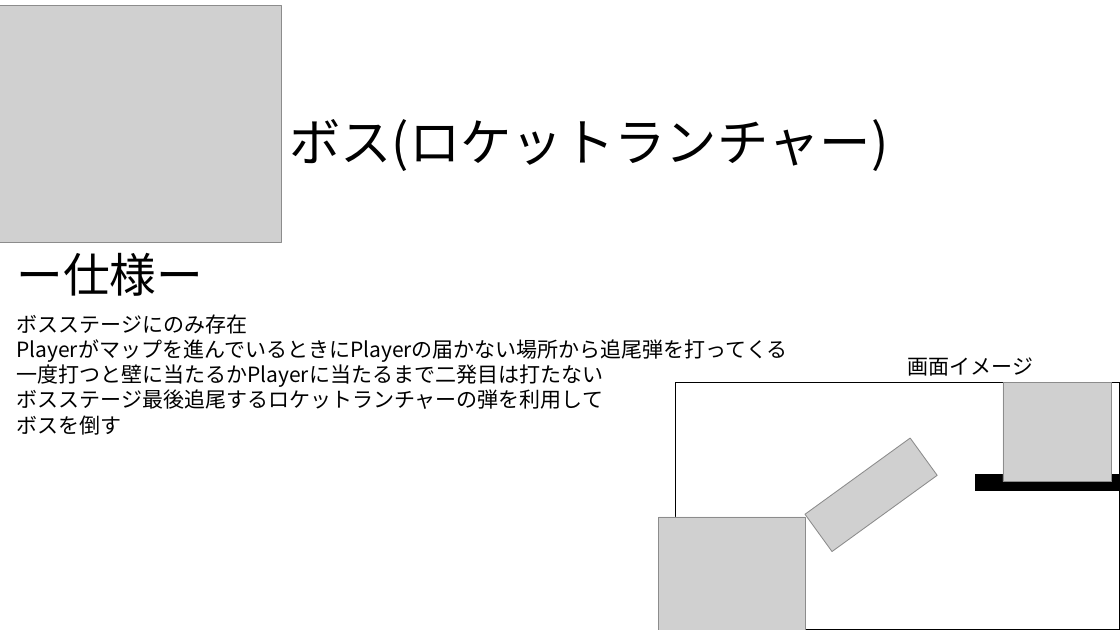
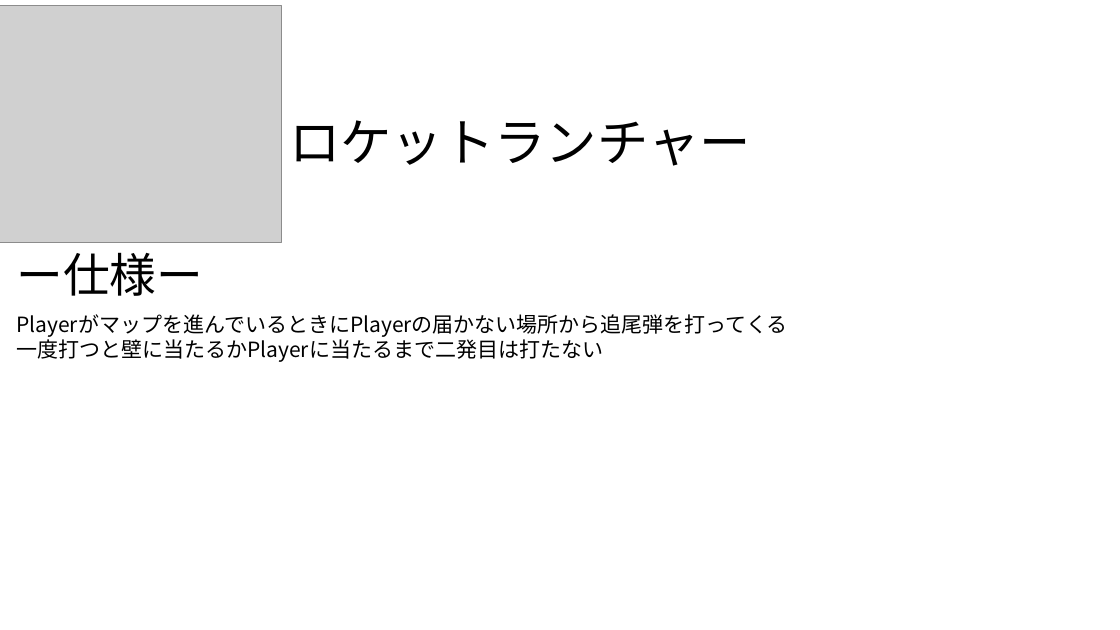
Before and after one commit to Shingo-Takenaka/Employment-work, a slide deck: slide 5 of 仕様書/Enemy.pptx (slide 3 before the commit). Drawn at 1120x630 pixels with LibreOffice and Linux fonts; fonts in the diff are those of the drawing; grey boxes stand for pictures. Boxes give left, top, right and bottom in pixels: in the first picture for what was removed or moved away, otherwise in the second. Text is boxed around its words. In the diff, an @@ line names an element or a change of style, - is before the commit and + after.

```diff
--- a/仕様書/Enemy.pptx
+++ b/仕様書/Enemy.pptx
@@ text at (x1=289, y1=120, x2=750, y2=166): text changed @@
-ボス(ロケットランチャー)
+ロケットランチャー
@@ text at (x1=16, y1=314, x2=247, y2=334): paragraph removed @@
-ボスステージにのみ存在
@@ text removed at (x1=908, y1=357, x2=1034, y2=376) @@
-画面イメージ
@@ text at (x1=16, y1=389, x2=603, y2=435): paragraphs removed @@
-ボスステージ最後追尾するロケットランチャーの弾を利用して
-ボスを倒す
@@ rectangle removed at (x1=676, y1=383, x2=1120, y2=630) @@
@@ picture removed at (x1=1003, y1=383, x2=1112, y2=482) @@
@@ picture removed at (x1=805, y1=438, x2=938, y2=552) @@
@@ rectangle removed at (x1=976, y1=475, x2=1120, y2=490) @@
@@ picture removed at (x1=659, y1=517, x2=805, y2=630) @@
```
Also in this commit, not shown: 2 other slides changed, 2 slides added, 5 other files.
